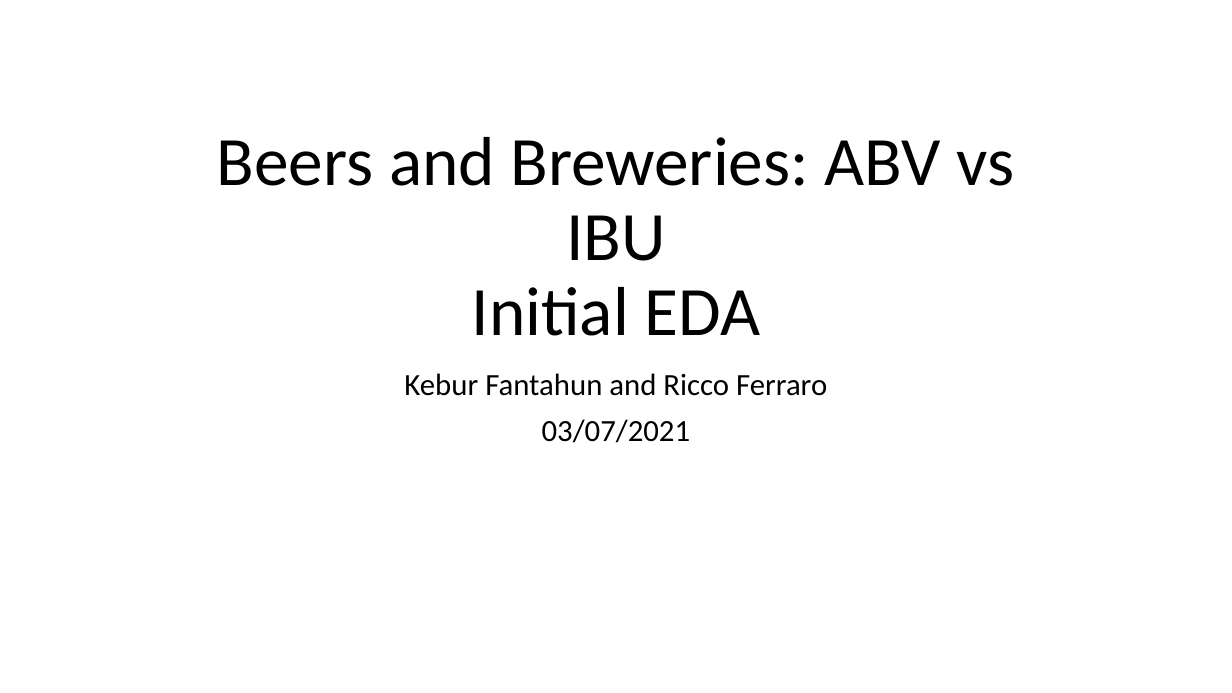
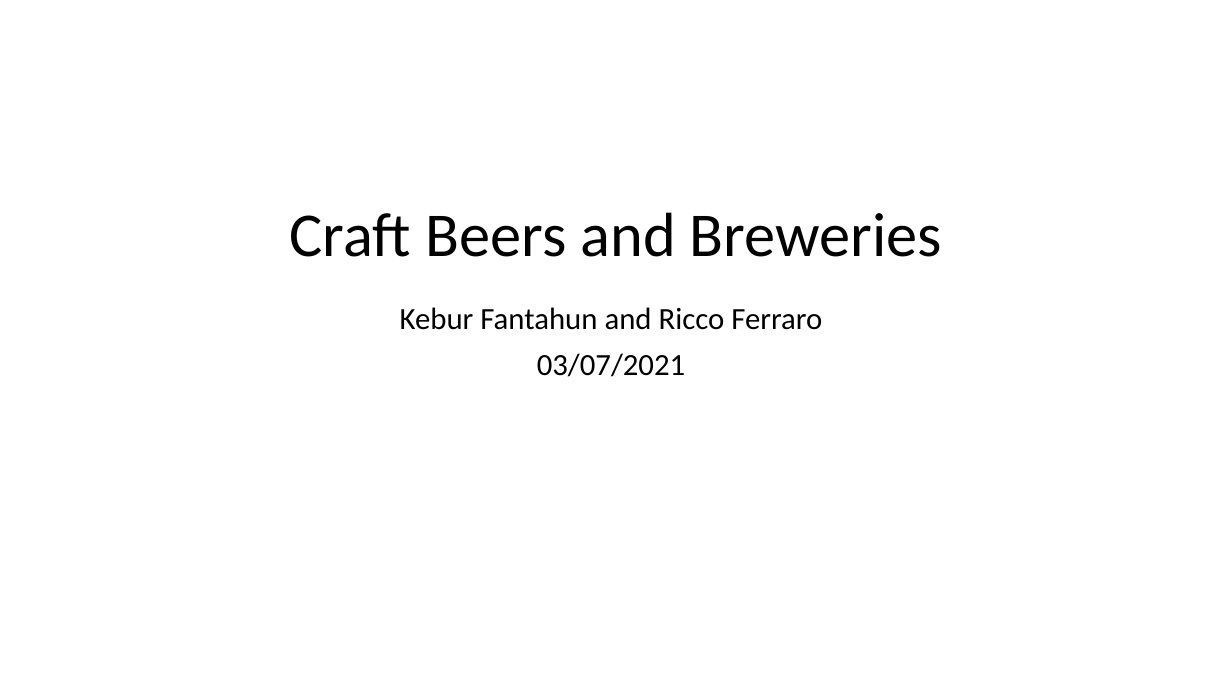
Before and after one commit to RiccoFerraro/dds_case_study_1, a slide deck: slide 1 of Beers_and_Breweries.pptx. Drawn at 1232x693 pixels with LibreOffice and Linux fonts; fonts in the diff are those of the drawing. Boxes give left, top, right and bottom in pixels: in the first picture for what was removed or moved away, otherwise in the second. Text is boxed around its words. In the diff, an @@ line names an element or a change of style, - is before the commit and + after.

```diff
--- a/Beers_and_Breweries.pptx
+++ b/Beers_and_Breweries.pptx
@@ title at [290,212,942,257]: text changed; size 54 to 48.6 pt @@
-Beers and Breweries: ABV vs IBU
-Initial EDA
+Craft Beers and Breweries
@@ subtitle "Kebur Fantahun and Ricco Ferraro": place and size @@
-subtitle "Kebur Fantahun and Ricco Ferraro" at [404,373,827,443]
+subtitle "Kebur Fantahun and Ricco Ferraro" at [400,307,822,377]
```
Also in this commit, not shown: 4 other slides changed, 3 slides removed, 3 other files.
